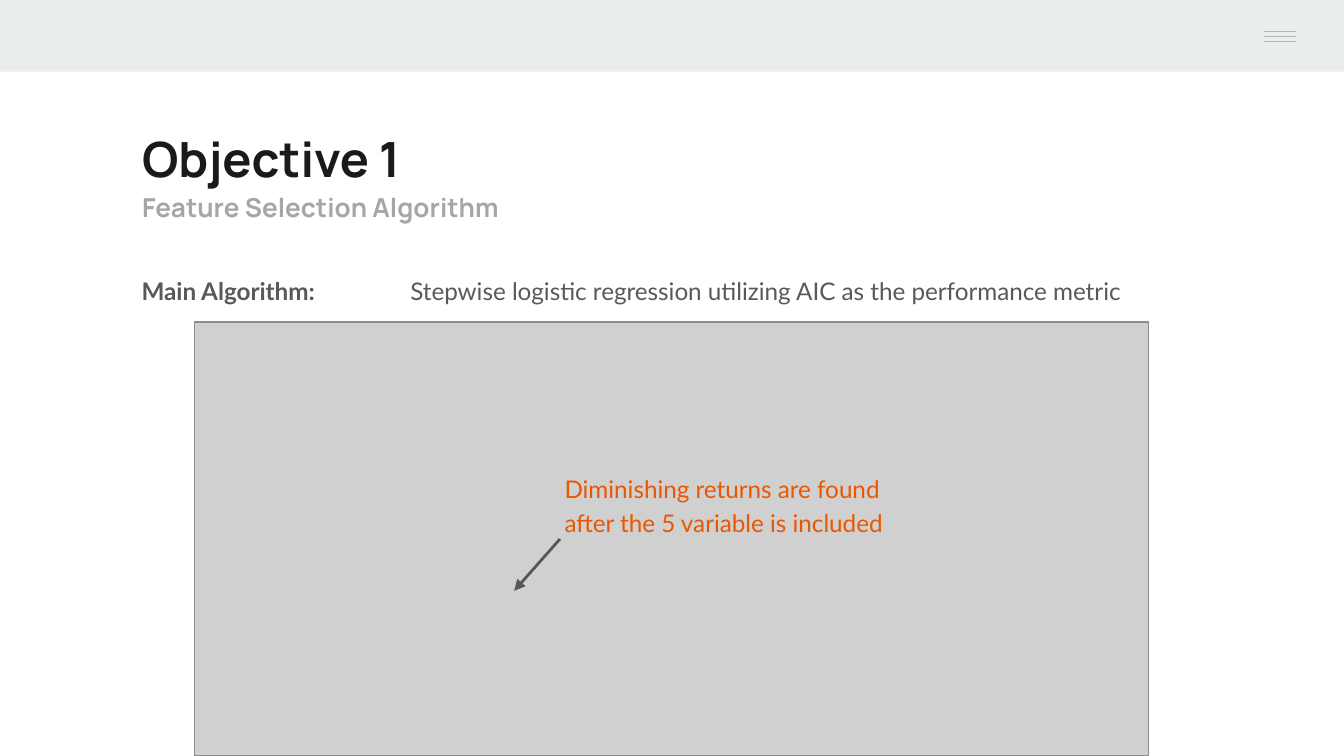
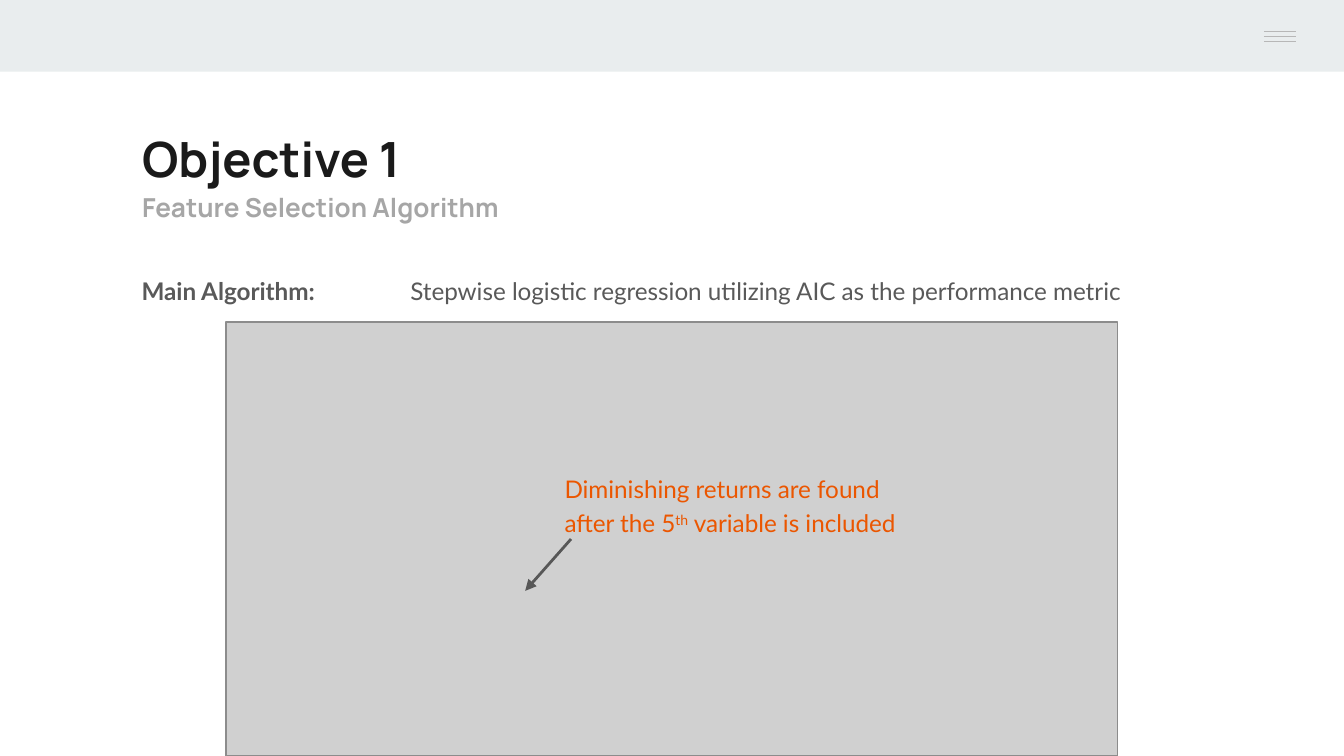
Before and after one commit to Mr-Chang95/Bank-Marketing-Analysis-Logistic-Regression, a slide deck: slide 11 of Project2_Chang_Craus_Yule.pptx. Drawn at 1344x756 pixels with LibreOffice and Linux fonts; fonts in the diff are those of the drawing; grey boxes stand for pictures. Boxes give left, top, right and bottom in pixels: in the first picture for what was removed or moved away, otherwise in the second. Text is boxed around its words. In the diff, an @@ line names an element or a change of style, - is before the commit and + after.

```diff
--- a/Project2_Chang_Craus_Yule.pptx
+++ b/Project2_Chang_Craus_Yule.pptx
@@ picture: place and size @@
-picture at bbox=[195, 323, 1149, 756]
+picture at bbox=[226, 323, 1117, 756]
@@ text at bbox=[565, 480, 895, 532]: text changed @@
-Diminishing returns are found after the 5 variable is included
+Diminishing returns are found after the 5th variable is included
@@ arrow moved from (560, 539) - (515, 591) to (571, 539) - (526, 591) @@
```
Also in this commit, not shown: 3 other slides changed, 3 other files.
